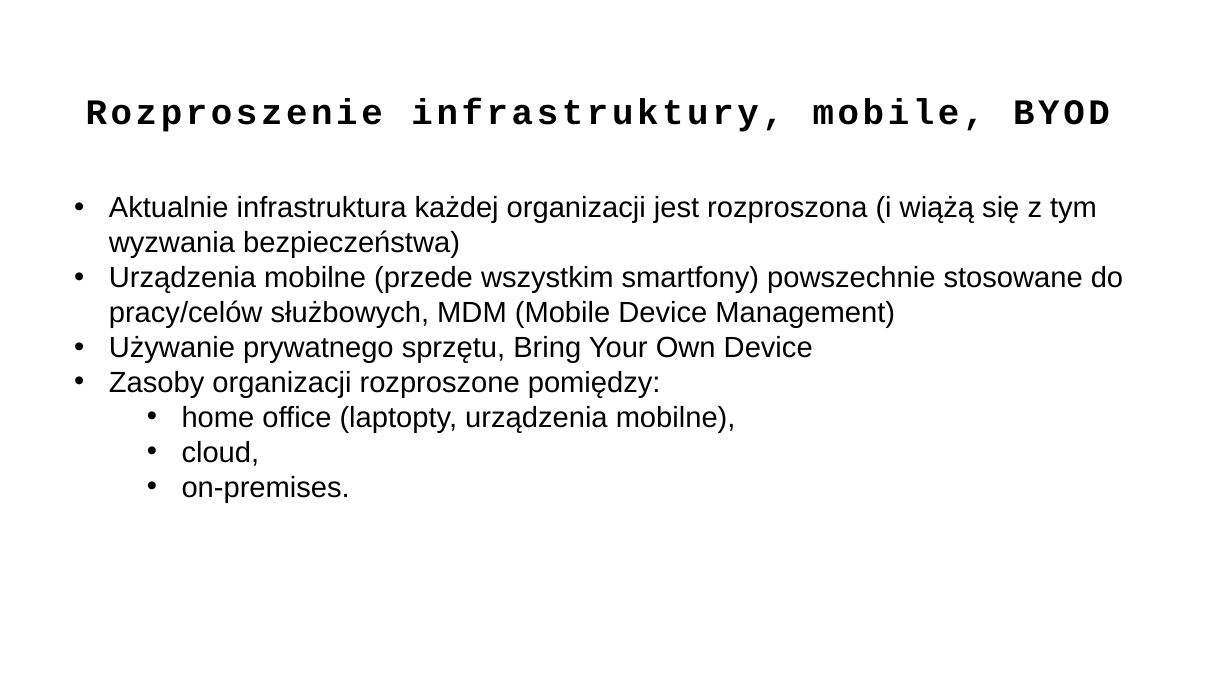
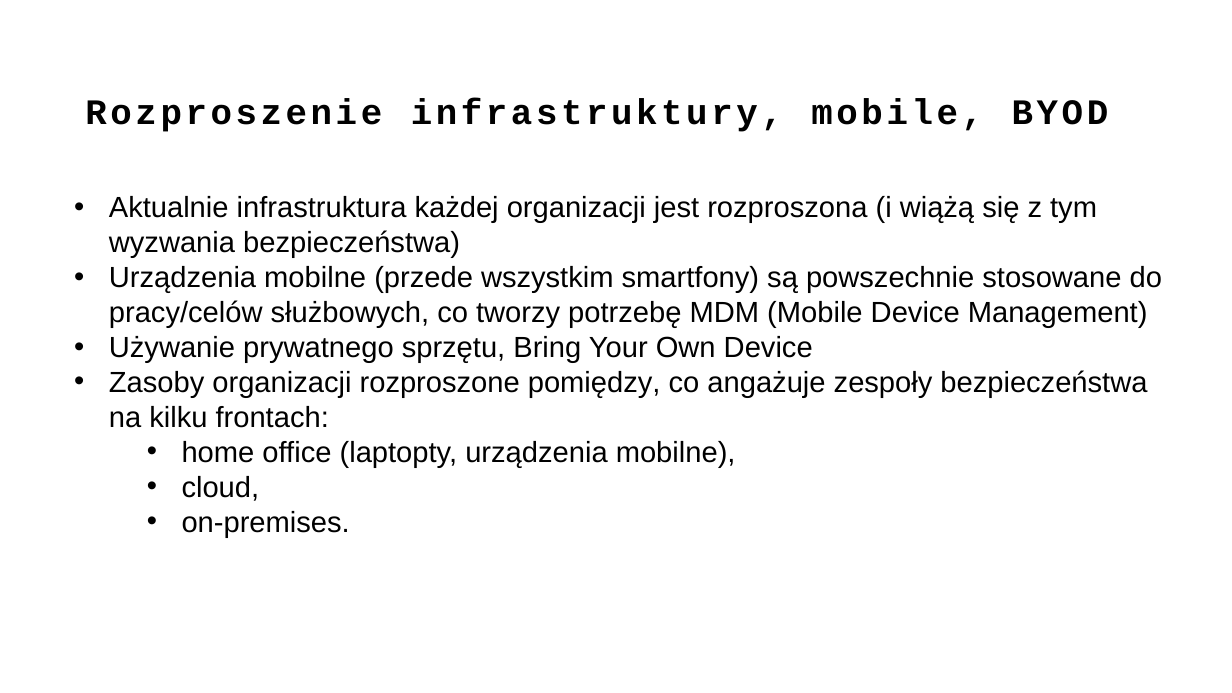
Before and after one commit to ewilded/DFIR, a slide deck: slide 21 of 1_Infrastruktura_IT.pptx. Drawn at 1232x693 pixels with LibreOffice and Linux fonts; fonts in the diff are those of the drawing. Boxes give left, top, right and bottom in pixels: in the first picture for what was removed or moved away, otherwise in the second. Text is boxed around its words. In the diff, an @@ line names an element or a change of style, - is before the commit and + after.

```diff
--- a/1_Infrastruktura_IT.pptx
+++ b/1_Infrastruktura_IT.pptx
@@ title "Rozproszenie infrastruktury, mobile, BYOD" at [72, 19, 1178, 150]: now subscript, letter spacing 2.9 to 2.8 pt @@
@@ text at [109, 266, 1162, 328]: text changed @@
-• Urządzenia mobilne (przede wszystkim smartfony) powszechnie stosowane do pracy/celów służbowych, MDM (Mobile Device Management)
+• Urządzenia mobilne (przede wszystkim smartfony) są powszechnie stosowane do pracy/celów służbowych, co tworzy potrzebę MDM (Mobile Device Management)
@@ text at [109, 370, 1147, 428]: text changed @@
-• Zasoby organizacji rozproszone pomiędzy:
+• Zasoby organizacji rozproszone pomiędzy, co angażuje zespoły bezpieczeństwa na kilku frontach:
```
Also in this commit, not shown: 19 other slides changed, 1 slide added, 1 slide removed, 5 other files.
